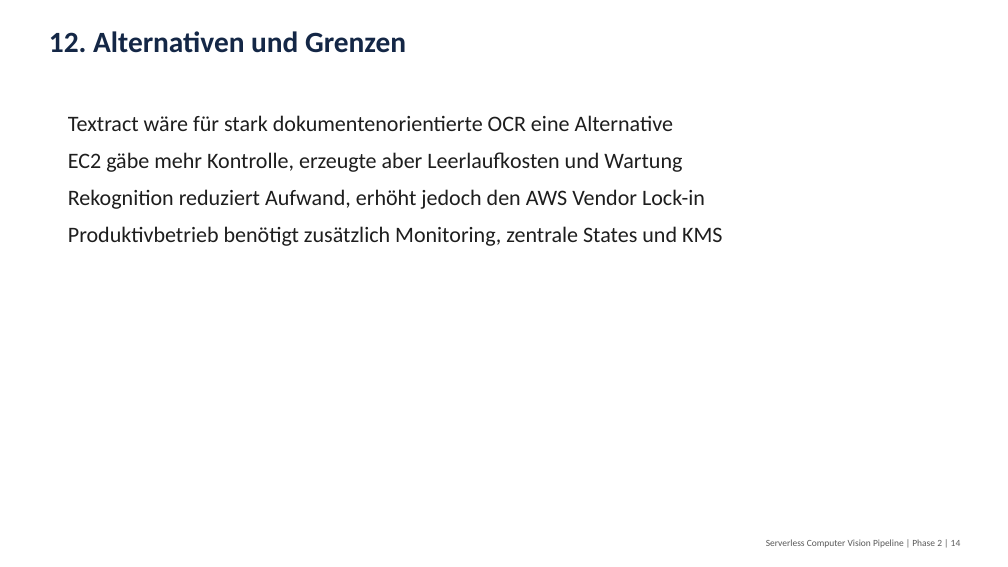
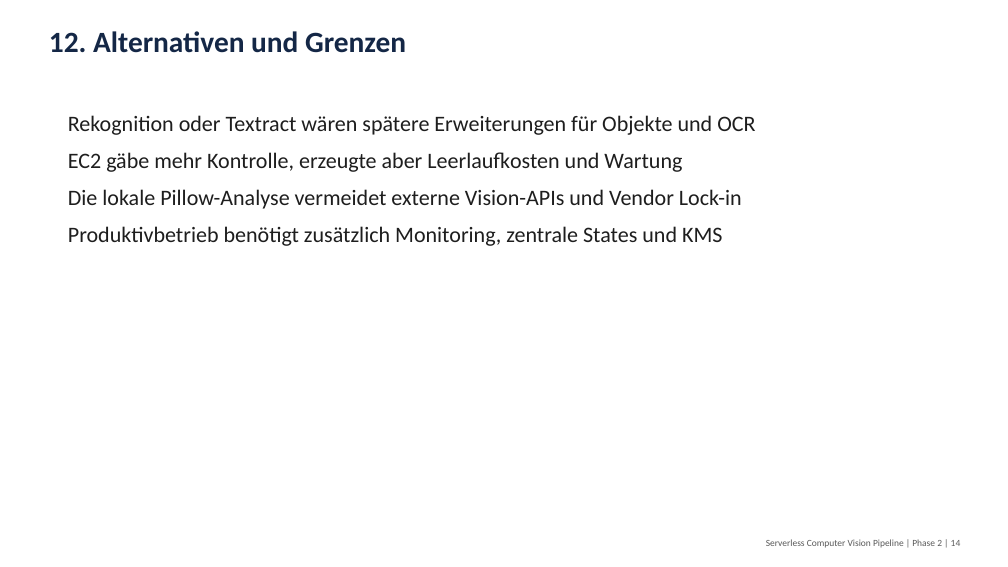
Before and after one commit to matthiasworz-wq/serverless-computer-vision-pipelin, a slide deck: slide 14 of Phase2_Serverless_Computer_Vision_Pipeline.pptx. Drawn at 1008x567 pixels with LibreOffice and Linux fonts; fonts in the diff are those of the drawing. Boxes give left, top, right and bottom in pixels: in the first picture for what was removed or moved away, otherwise in the second. Text is boxed around its words. In the diff, an @@ line names an element or a change of style, - is before the commit and + after.

```diff
--- a/Phase2_Serverless_Computer_Vision_Pipeline.pptx
+++ b/Phase2_Serverless_Computer_Vision_Pipeline.pptx
@@ text at [68,115,755,135]: text changed @@
-Textract wäre für stark dokumentenorientierte OCR eine Alternative
+Rekognition oder Textract wären spätere Erweiterungen für Objekte und OCR
@@ text at [68,189,742,209]: text changed @@
-Rekognition reduziert Aufwand, erhöht jedoch den AWS Vendor Lock-in
+Die lokale Pillow-Analyse vermeidet externe Vision-APIs und Vendor Lock-in
```
Also in this commit, not shown: 5 other slides changed, 13 other files.
